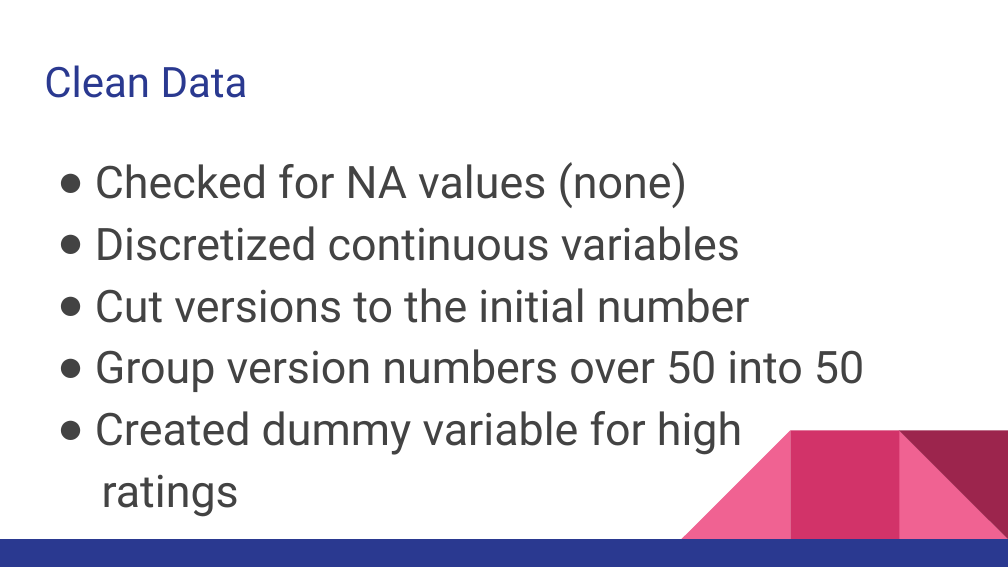
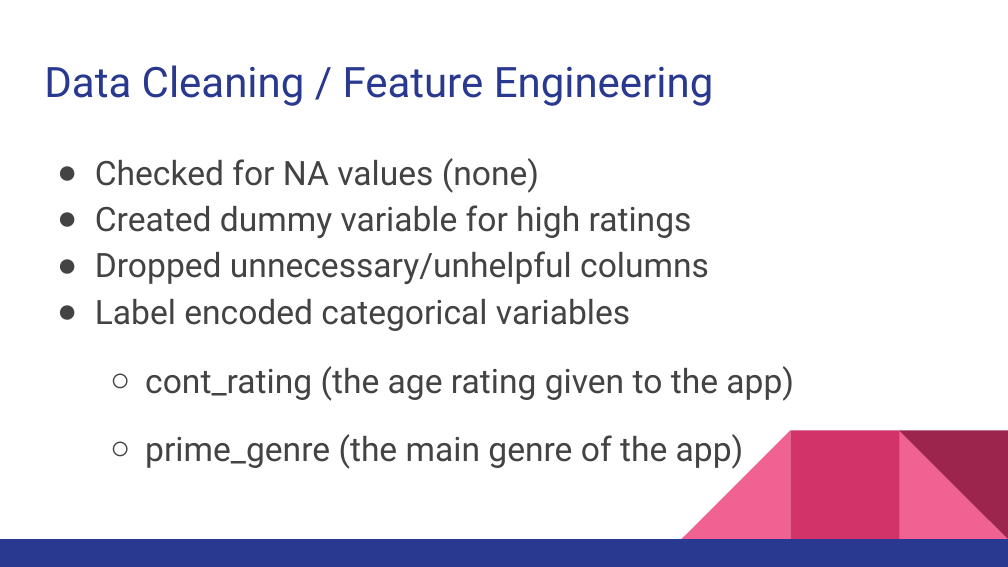
Before and after one commit to ryanhfrench/portfolio, a slide deck: slide 6 of analyzing_key_indicators_of_high_app_reviews/presentation.pptx. Drawn at 1008x567 pixels with LibreOffice and Linux fonts; fonts in the diff are those of the drawing. Boxes give left, top, right and bottom in pixels: in the first picture for what was removed or moved away, otherwise in the second. Text is boxed around its words. In the diff, an @@ line names an element or a change of style, - is before the commit and + after.

```diff
--- a/analyzing_key_indicators_of_high_app_reviews/presentation.pptx
+++ b/analyzing_key_indicators_of_high_app_reviews/presentation.pptx
@@ title at (44, 65, 714, 106): text changed @@
-Clean Data
+Data Cleaning / Feature Engineering
@@ text at (95, 158, 539, 193): size 32 to 24 pt in "Checked for NA values (none)" @@
@@ text at (95, 205, 794, 469): text changed; size 32 to 24 pt @@
-● Discretized continuous variables
-● Cut versions to the initial number
-● Group version numbers over 50 into 50
-● Created dummy variable for high
-ratings
+● Created dummy variable for high ratings
+● Dropped unnecessary/unhelpful columns
+● Label encoded categorical variables
+  ○ cont_rating (the age rating given to the app)
+  ○ prime_genre (the main genre of the app)
```
Also in this commit, not shown: 5 other slides changed, 4 other files.
